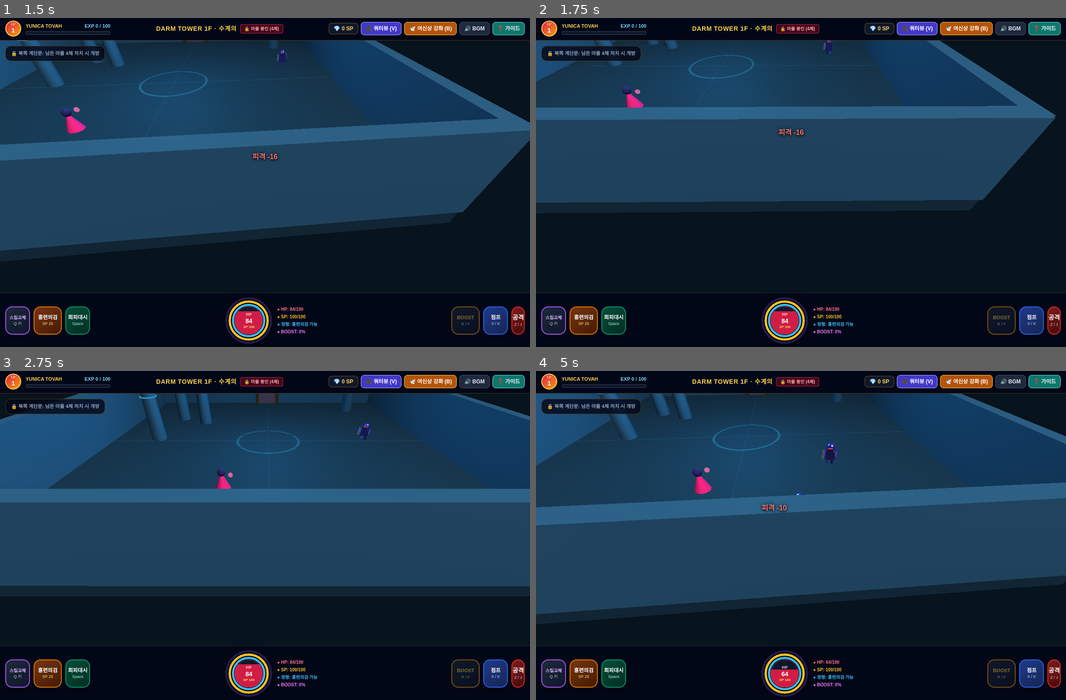
Above: before the commit, frames 1-4 (two rows, left to right).
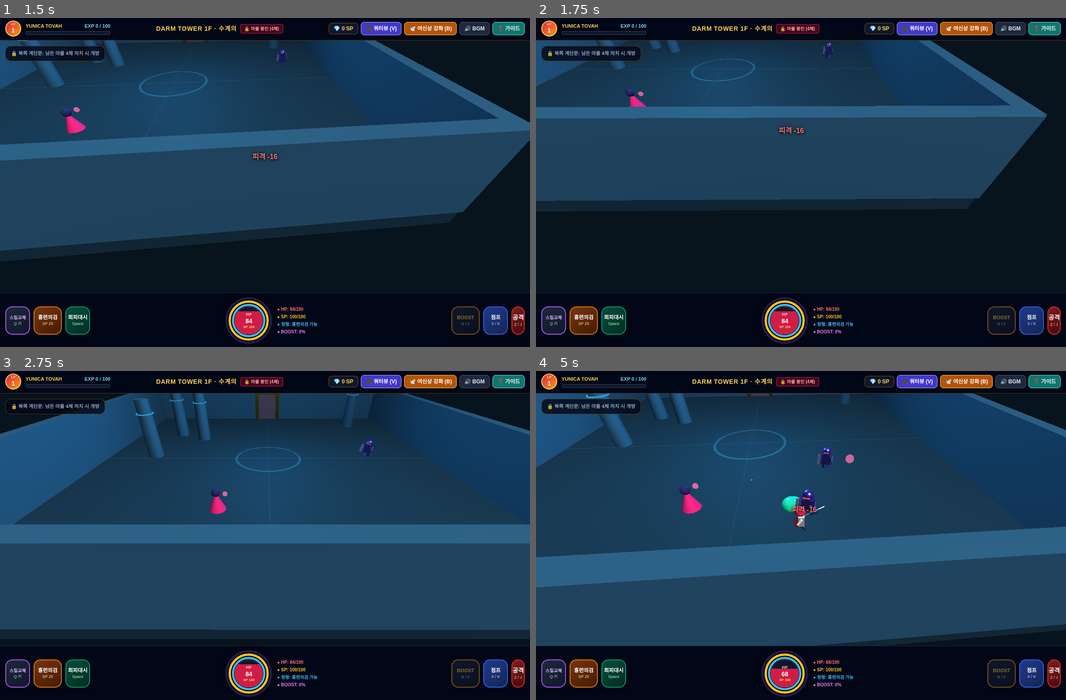
Above: after the commit, the same moments.

Repository: 01066834167a-source/game
Game: browser game, page ys_origin_3d.html
Same seed, same stepped clock (60 frames per second), same inputs: the game is played once before the commit and once after it.
Inputs:
- Up to frame 1 (1.5 s): click "다암의 탑 등반 시작 (START)" at 0.27 s; hold Right from 1.03 s (still down); tap Space at 1.1 s
- Up to frame 2 (1.75 s): release Right at 1.53 s; hold Down from 1.58 s (still down); tap Space at 1.6 s
- Up to frame 3 (2.75 s): release Down at 1.85 s; hold Left 1.9-2.47 s; tap Space at 2.1, 2.6 s; tap D at 2.52 s; hold Up from 2.52 s (still down)
- Up to frame 4 (5 s): release Up at 2.82 s; hold Right 2.87-3.53 s; tap Space every 0.5 s from 3.1 to 4.6 s; tap A at 3.52 s; hold Up 3.58-3.82 s; hold Left 3.87-4.3 s; hold Down 4.35-4.68 s; tap W at 4.52 s; hold Right from 4.73 s (still down)

Frame 1 is identical in both runs. In frame 2, 2.6% of the frame differs, in the area x 0-99%, y 6-57%; in frame 3, 28%; in frame 4, 30%, in the area x 0-100%, y 6-93%.

Commit message:
feat: improve combat combo system
Co-Authored-By: Claude Sonnet 5.5 <noreply@anthropic.com>
Claude-Session: https://claude.ai/code/session_01NKrKF4is4qhKeWVHTHXaqq

Diff:
--- a/ys_origin_3d.html
+++ b/ys_origin_3d.html
@@ -667,6 +667,25 @@
     }
 }
 
+let noiseBuffer = null;
+function playNoise(now, duration, volume) {
+    if (!audioCtx.createBuffer) return;
+    if (!noiseBuffer) {
+        noiseBuffer = audioCtx.createBuffer(1, Math.floor(audioCtx.sampleRate * 0.25), audioCtx.sampleRate);
+        const data = noiseBuffer.getChannelData(0);
+        for (let i = 0; i < data.length; i++) data[i] = Math.random() * 2 - 1;
+    }
+    const src = audioCtx.createBufferSource();
+    const g = audioCtx.createGain();
+    src.buffer = noiseBuffer;
+    g.gain.setValueAtTime(volume, now);
+    g.gain.exponentialRampToValueAtTime(0.01, now + duration);
+    src.connect(g);
+    g.connect(audioCtx.destination);
+    src.start(now);
+    src.stop(now + duration);
+}
+
 function playSound(type) {
     if (!soundEnabled) return;
     initAudio();
@@ -701,6 +720,23 @@
         gain.gain.exponentialRampToValueAtTime(0.01, now + 0.09);
         osc.start(now);
         osc.stop(now + 0.1);
+    } else if (type === 'heavyhit') {
+        osc.type = 'square';
+        osc.frequency.setValueAtTime(150, now);
+        osc.frequency.exponentialRampToValueAtTime(35, now + 0.2);
+        gain.gain.setValueAtTime(0.3, now);
+        gain.gain.exponentialRampToValueAtTime(0.01, now + 0.2);
+        playNoise(now, 0.12, 0.22);
+        osc.start(now);
+        osc.stop(now + 0.21);
+    } else if (type === 'dodge') {
+        osc.type = 'sine';
+        osc.frequency.setValueAtTime(700, now);
+        osc.frequency.exponentialRampToValueAtTime(1600, now + 0.16);
+        gain.gain.setValueAtTime(0.2, now);
+        gain.gain.exponentialRampToValueAtTime(0.01, now + 0.2);
+        osc.start(now);
+        osc.stop(now + 0.21);
     } else if (type === 'skill') {
         osc.type = 'sawtooth';
         osc.frequency.setValueAtTime(320, now);
@@ -1456,7 +1492,12 @@
     dashCooldown: 0,
     dashDirX: 0,
     dashDirZ: 0,
-    invulnTimer: 0
+    invulnTimer: 0,
+    attack: null,
+    attackBuffer: 0,
+    dashStrikeWindow: 0,
+    dodgeWindow: 0,
+    counterTimer: 0
 };
 
 let enemies = [];
@@ -1516,6 +1557,17 @@
     particles = [];
     items = [];
     floatingTexts = [];
+    hitRings.forEach(r => removeEffectMesh(r.mesh));
+    hitRings = [];
+
+    cancelAttack();
+    player.comboStep = 0;
+    player.attackCooldown = 0;
+    player.dashTimer = 0;
+    player.dashStrikeWindow = 0;
+    player.dodgeWindow = 0;
+    player.counterTimer = 0;
+    hitStopTimer = 0;
 
     bossHud.classList.add('hidden');
     bossHud.classList.remove('flex');
@@ -1796,22 +1848,52 @@
     return bestAng;
 }
 
+// 콤보 단계별 타이밍: windup(선딜) 후 타격 판정 → cancel 시점부터 다음 타 연계 → total 종료
+const COMBO = [
+    { windup: 0.07, cancel: 0.12, total: 0.24, mult: 1.0,  reach: 0,   arc: 0.55, knock: 6,  lunge: 0.55, stagger: 0.22, stop: 0.035, shake: 0.14, burst: 9 },
+    { windup: 0.07, cancel: 0.13, total: 0.26, mult: 1.35, reach: 0.2, arc: 0.60, knock: 7,  lunge: 0.60, stagger: 0.26, stop: 0.045, shake: 0.18, burst: 9 },
+    { windup: 0.13, cancel: 0.24, total: 0.40, mult: 2.15, reach: 1.2, arc: 1.00, knock: 14, lunge: 1.15, stagger: 0.48, stop: 0.085, shake: 0.38, burst: 15 }
+];
+const DASH_STRIKE = { windup: 0.04, cancel: 0.14, total: 0.28, mult: 1.6, reach: 0.9, arc: 0.50, knock: 11, lunge: 1.6, stagger: 0.38, stop: 0.06, shake: 0.28, burst: 11 };
+
+function comboConfig(step) {
+    return COMBO[step - 1];
+}
+
+function attackSpeedMult() {
+    const boost = player.boostTimer > 0 ? 0.68 : 1.0;
+    return boost * (currentHero.attackStyle === 'claw' ? 0.78 : 1.0);
+}
+
 function triggerAttack() {
-    if (player.attackCooldown > 0) return;
+    // 모션 중 입력은 버리지 않고 예약 → 캔슬 시점에 다음 타로 이어짐
+    if (player.attack) {
+        player.attackBuffer = 0.32;
+        return;
+    }
+    if (player.attackCooldown > 0) {
+        player.attackBuffer = 0.32;
+        return;
+    }
+    startAttack();
+}
+
+function startAttack() {
+    player.attackBuffer = 0;
 
     // 가까운 적이 사거리 내에 있으면 살짝 자동 조준 보정
     const autoAng = findNearestEnemyAngle();
     if (autoAng !== null) player.angle = autoAng;
 
-    const speedMult = player.boostTimer > 0 ? 0.62 : 1.0;
+    const speedMult = attackSpeedMult();
 
     // 휴고 팩트: 원거리 팩트 아이 마탄 연사!
     if (currentHero.attackStyle === 'ranged') {
-        player.attackCooldown = 0.14 * speedMult;
+        player.attackCooldown = 0.16 * speedMult;
         player.slashVisualTimer = 0.12;
         playSound('magic');
 
-        const shotDmg = Math.round(player.atk * (player.boostTimer > 0 ? 1.25 : 1.0));
+        const shotDmg = Math.round(player.atk * (player.boostTimer > 0 ? 1.25 : 1.0) * consumeCounter());
         const perpX = Math.cos(player.angle) * 0.75;
         const perpZ = -Math.sin(player.angle) * 0.75;
         const vx = Math.sin(player.angle) * 34;
@@ -1822,59 +1904,129 @@
         return;
     }
 
-    // 유니카 토바 & 토르 팩트: 근접 3단 콤보 (토르는 공격 속도가 훨씬 빠름)
-    player.comboStep = (player.comboStep % 3) + 1;
-    player.comboResetTimer = 0.65;
-    player.slashVisualTimer = 0.16;
-
-    const styleSpeed = currentHero.attackStyle === 'claw' ? 0.75 : 1.0;
-    player.attackCooldown = (player.comboStep === 3 ? 0.24 : 0.14) * speedMult * styleSpeed;
-
-    const stepDist = player.comboStep === 3 ? 0.85 : 0.45;
-    player.x = Math.max(-ARENA_HALF_W + 1.2, Math.min(ARENA_HALF_W - 1.2, player.x + Math.sin(player.angle) * stepDist));
-    player.z = Math.max(-ARENA_HALF_D + 1.2, Math.min(ARENA_HALF_D - 1.2, player.z + Math.cos(player.angle) * stepDist));
-
+    // 유니카 토바 & 토르 팩트: 근접 3단 콤보 (대시 직후에는 돌진 베기)
+    const dashStrike = player.dashStrikeWindow > 0;
+    if (dashStrike) {
+        player.dashStrikeWindow = 0;
+        player.dashTimer = 0;
+        player.comboStep = 1;
+    } else {
+        player.comboStep = (player.comboStep % 3) + 1;
+    }
+    const cfg = dashStrike ? DASH_STRIKE : comboConfig(player.comboStep);
+    player.attack = {
+        cfg, step: player.comboStep, dashStrike, t: 0, hitDone: false,
+        windup: cfg.windup * speedMult, cancel: cfg.cancel * speedMult, total: cfg.total * speedMult
+    };
+    player.comboResetTimer = player.attack.total + 0.45;
     playSound(`slash${player.comboStep}`);
+}
+
+function updateAttack(dt) {
+    if (player.attackBuffer > 0) player.attackBuffer -= dt;
+    const a = player.attack;
+    if (!a) {
+        if (player.attackBuffer > 0 && player.attackCooldown <= 0) startAttack();
+        return;
+    }
+    const before = a.t;
+    a.t += dt;
+
+    // 선딜 동안 전진하며 파고들되, 적 몸을 뚫고 지나가지는 않음
+    if (before < a.windup) {
+        const frac = (Math.min(a.t, a.windup) - before) / a.windup;
+        const blocked = enemies.some(e => {
+            const dx = e.x - player.x, dz = e.z - player.z;
+            return Math.hypot(dx, dz) < e.radius + player.radius + 0.25 &&
+                Math.abs(normalizeAngle(Math.atan2(dx, dz) - player.angle)) < 1.0;
+        });
+        if (!blocked) movePlayer(Math.sin(player.angle) * a.cfg.lunge * frac, Math.cos(player.angle) * a.cfg.lunge * frac);
+    }
+
+    if (!a.hitDone && a.t >= a.windup) {
+        a.hitDone = true;
+        resolveMeleeHit(a);
+    }
+
+    if (player.attack !== a) return;
+    if (a.hitDone && a.t >= a.cancel && player.attackBuffer > 0) {
+        player.attack = null;
+        if (a.step === 3) {
+            player.comboStep = 0;
+            player.attackCooldown = (a.total - a.cancel) * 0.5;
+        } else {
+            startAttack();
+        }
+        return;
+    }
+    if (a.t >= a.total) {
+        player.attack = null;
+        if (a.step === 3) player.comboStep = 0;
+    }
+}
+
+function cancelAttack() {
+    player.attack = null;
+    player.attackBuffer = 0;
+    if (slashArcMesh) slashArcMesh.visible = false;
+    player.slashVisualTimer = 0;
+}
+
+function movePlayer(mx, mz) {
+    player.x = Math.max(-ARENA_HALF_W + 1.1, Math.min(ARENA_HALF_W - 1.1, player.x + mx));
+    player.z = Math.max(-ARENA_HALF_D + 1.1, Math.min(ARENA_HALF_D - 1.1, player.z + mz));
+}
+
+function consumeCounter() {
+    if (player.counterTimer > 0) {
+        player.counterTimer = 0;
+        addFloatingText(player.x, 2.5, player.z, 'COUNTER!', '#67e8f9');
+        return 1.5;
+    }
+    return 1.0;
+}
+
+function resolveMeleeHit(a) {
+    const cfg = a.cfg;
+    const finisher = a.step === 3;
+    player.slashVisualTimer = 0.14;
 
     if (slashArcMesh) {
         slashArcMesh.visible = true;
         const defaultSlash = currentHero.id === 'toal' ? 0xc084fc : equippedWeapon.slashColor;
-        slashArcMesh.material.color.setHex(player.comboStep === 3 ? 0xf59e0b : defaultSlash);
-        const sc = player.comboStep === 3 ? 1.45 : 1.05;
-        slashArcMesh.scale.set(sc, sc, 1);
-    }
-
-    const reach = (player.comboStep === 3 ? equippedWeapon.reach + 1.2 : equippedWeapon.reach) * (currentHero.id === 'toal' ? 0.92 : 1.0);
+        slashArcMesh.material.color.setHex(finisher ? 0xf59e0b : defaultSlash);
+        const sc = finisher ? 1.45 : 1.05;
+        slashArcMesh.scale.set(a.step === 2 ? -sc : sc, sc, 1);
+    }
+
+    const reach = (equippedWeapon.reach + cfg.reach) * (currentHero.id === 'toal' ? 0.92 : 1.0);
     const baseAtk = player.atk * (player.boostTimer > 0 ? 1.25 : 1.0);
-    const damage = player.comboStep === 3 ? Math.round(baseAtk * 2.15) : (player.comboStep === 2 ? Math.round(baseAtk * 1.35) : Math.round(baseAtk));
-    let hitAny = false;
-
-    for (const enemy of enemies) {
+    const targets = enemies.filter(enemy => {
+        if (enemy.hp <= 0) return false;
         const dx = enemy.x - player.x;
         const dz = enemy.z - player.z;
         const dist = Math.hypot(dx, dz);
-
-        if (dist <= reach + enemy.radius) {
-            const angleToEnemy = Math.atan2(dx, dz);
-            const angleDiff = Math.abs(normalizeAngle(angleToEnemy - player.angle));
-            if (player.comboStep === 3 || angleDiff <= Math.PI * 0.55) {
-                damageEnemy(enemy, damage, player.angle, player.comboStep === 3 ? 11 : 5.5);
-                hitAny = true;
-            }
-        }
-    }
-
-    if (hitAny) {
-        player.mp = Math.min(player.maxMp, player.mp + 7);
-        if (player.boostTimer <= 0) {
-            player.burst = Math.min(100, player.burst + (player.comboStep === 3 ? 15 : 9));
-        }
-        hitStopTimer = player.comboStep === 3 ? 0.038 : 0.016;
-    }
+        if (dist > reach + enemy.radius) return false;
+        // 몸이 겹칠 만큼 가까우면 방향과 무관하게 적중
+        if (dist < enemy.radius + player.radius) return true;
+        return Math.abs(normalizeAngle(Math.atan2(dx, dz) - player.angle)) <= Math.PI * cfg.arc;
+    });
+    if (!targets.length) return;
+
+    const damage = Math.round(baseAtk * cfg.mult * consumeCounter());
+    for (const enemy of targets) {
+        const dir = finisher ? Math.atan2(enemy.x - player.x, enemy.z - player.z) : player.angle;
+        damageEnemy(enemy, damage, dir, cfg.knock, { stagger: cfg.stagger, shake: cfg.shake, heavy: finisher || a.dashStrike });
+    }
+
+    player.mp = Math.min(player.maxMp, player.mp + 7);
+    if (player.boostTimer <= 0) player.burst = Math.min(100, player.burst + cfg.burst);
+    hitStopTimer = Math.max(hitStopTimer, cfg.stop);
 }
 
 function triggerJump() {
     if (player.y === 0) {
+        if (player.attack && player.attack.hitDone) cancelAttack();
         player.vy = 16.5;
         playSound('jump');
     }
@@ -1882,12 +2034,35 @@
 
 function triggerDash() {
     if (player.dashCooldown > 0 || player.dashTimer > 0) return;
+    cancelAttack(); // 대시는 어떤 공격 모션도 즉시 캔슬
+    player.attackCooldown = 0;
+
+    // 이동키를 누르고 있으면 그 방향으로 회피
+    const input = readMoveInput();
+    if (input) player.angle = Math.atan2(input.x, input.z);
+
     player.dashTimer = 0.18;
-    player.dashCooldown = 0.52;
-    player.invulnTimer = 0.28;
+    player.dashCooldown = 0.46;
+    player.dashStrikeWindow = 0.34;
+    player.dodgeWindow = 0.26;
+    player.invulnTimer = Math.max(player.invulnTimer, 0.28);
     player.dashDirX = Math.sin(player.angle);
     player.dashDirZ = Math.cos(player.angle);
+    spawnParticles3D(player.x, 0.5, player.z, 0xe2e8f0, 6, 4);
     playSound('dash');
+}
+
+function readMoveInput() {
+    let forward = 0, strafe = 0;
+    if (keys['ArrowUp'] || keys['KeyW']) forward += 1;
+    if (keys['ArrowDown'] || keys['KeyS']) forward -= 1;
+    if (keys['ArrowLeft'] || keys['KeyA']) strafe += 1;
+    if (keys['ArrowRight'] || keys['KeyD']) strafe -= 1;
+    if (forward === 0 && strafe === 0) return null;
+    const x = Math.sin(cameraYaw) * forward + Math.sin(cameraYaw + Math.PI / 2) * strafe;
+    const z = Math.cos(cameraYaw) * forward + Math.cos(cameraYaw + Math.PI / 2) * strafe;
+    const len = Math.hypot(x, z) || 1;
+    return { x: x / len, z: z / len };
 }
 
 function triggerSkill() {
@@ -1896,6 +2071,7 @@
         addFloatingText(player.x, 2.1, player.z, 'SP 부족!', '#94a3b8');
         return;
     }
+    cancelAttack();
     player.mp -= sk.cost;
     if (player.boostTimer <= 0) {
         player.burst = Math.min(100, player.burst + 14);
@@ -2125,22 +2301,35 @@
 // ==========================================
 // 8. 대미지, 경험치/레벨업, 마정석 드롭
 // ==========================================
-function damageEnemy(enemy, amount, hitAngle, knockForce) {
+const KNOCK_RESIST = { slime: 1.15, knight: 0.7, mage: 1.0 };
+
+function damageEnemy(enemy, amount, hitAngle, knockForce, opts = {}) {
+    if (enemy.hp <= 0) return; // 이미 쓰러진 적은 다시 처리하지 않음 (보상 중복 방지)
     enemy.hp -= amount;
     enemy.flashTimer = 0.1;
-    if (enemy.type !== 'boss' && enemy.type !== 'midboss') {
-        enemy.knockX = Math.sin(hitAngle) * knockForce;
-        enemy.knockZ = Math.cos(hitAngle) * knockForce;
+    const isBossType = enemy.type === 'boss' || enemy.type === 'midboss';
+    enemy.hitReactTimer = 0.18;
+    if (!isBossType) {
+        const k = knockForce * (KNOCK_RESIST[enemy.type] || 1) * 1.5;
+        enemy.knockX = Math.sin(hitAngle) * k;
+        enemy.knockZ = Math.cos(hitAngle) * k;
+        // 기사는 약한 공격에는 자세가 무너지지 않음
+        const stagger = opts.stagger || 0.2;
+        if (enemy.type !== 'knight' || opts.heavy || stagger >= 0.3) {
+            enemy.staggerTimer = Math.max(enemy.staggerTimer || 0, stagger);
+            onEnemyStaggered(enemy);
+        }
     }
 
     combo++;
     comboTimer = 2.5;
     score += amount * (1 + Math.floor(combo / 5));
 
-    playSound('hit');
-    screenShake = (enemy.type === 'boss' || enemy.type === 'midboss') ? 0.25 : 0.14;
-    spawnParticles3D(enemy.x, 1.0, enemy.z, 0xfbbf24, 7, 7);
-    addFloatingText(enemy.x, 2.2, enemy.z, `-${amount}`, '#fde047');
+    playSound(opts.heavy ? 'heavyhit' : 'hit');
+    screenShake = Math.max(screenShake, opts.shake || (isBossType ? 0.22 : 0.12));
+    spawnParticles3D(enemy.x, 1.0, enemy.z, 0xfbbf24, opts.heavy ? 14 : 7, opts.heavy ? 11 : 7);
+    spawnHitRing(enemy.x, enemy.z, opts.heavy ? 0xf59e0b : 0xffffff, opts.heavy ? 1.5 : 0.9);
+    addFloatingText(enemy.x, 2.2, enemy.z, `-${amount}`, opts.heavy ? '#fb923c' : '#fde047');
 
     // 휴고 팩트 원거리 마탄 적중 시에도 부스트 게이지 충전
     if (currentHero.attackStyle === 'ranged' && player.boostTimer <= 0) {
@@ -2181,13 +2370,63 @@
     }
 }
 
+function onEnemyStaggered(enemy) {}
+
+// 타격 지점에 퍼지는 링 이펙트
+let hitRings = [];
+function spawnHitRing(x, z, colorHex, size) {
+    if (hitRings.length > 24) return;
+    const mesh = new THREE.Mesh(
+        new THREE.RingGeometry(0.55, 0.75, 18),
+        new THREE.MeshBasicMaterial({ color: colorHex, side: THREE.DoubleSide, transparent: true, opacity: 0.9 })
+    );
+    mesh.rotation.x = -Math.PI / 2;
+    mesh.position.set(x, 1.1, z);
+    scene.add(mesh);
+    hitRings.push({ mesh, life: 0.2, size });
+}
+
+function updateHitRings(dt) {
+    for (let i = hitRings.length - 1; i >= 0; i--) {
+        const r = hitRings[i];
+        r.life -= dt;
+        const s = r.size * (1 + (1 - Math.max(0, r.life) / 0.2) * 1.4);
+        r.mesh.scale.set(s, s, 1);
+        r.mesh.material.opacity = Math.max(0, r.life / 0.2);
+        if (r.life <= 0) {
+            removeEffectMesh(r.mesh);
+            hitRings.splice(i, 1);
+        }
+    }
+}
+
+function removeEffectMesh(mesh) {
+    scene.remove(mesh);
+    if (mesh.geometry && mesh.geometry.dispose) mesh.geometry.dispose();
+    if (mesh.material && mesh.material.dispose) mesh.material.dispose();
+}
+
 function damagePlayer(amount) {
-    if (player.invulnTimer > 0 || gameState !== 'PLAYING') return;
+    if (gameState !== 'PLAYING') return;
+    if (player.dodgeWindow > 0) {
+        // 공격이 닿는 순간의 대시 = 저스트 회피 (대시 1회당 1번)
+        player.dodgeWindow = 0;
+        player.counterTimer = 1.6;
+        player.mp = Math.min(player.maxMp, player.mp + 15);
+        if (player.boostTimer <= 0) player.burst = Math.min(100, player.burst + 10);
+        player.dashCooldown = Math.min(player.dashCooldown, 0.12);
+        playSound('dodge');
+        addFloatingText(player.x, 2.4, player.z, 'JUST DODGE! 다음 공격 x1.5', '#67e8f9');
+        return;
+    }
+    if (player.invulnTimer > 0) return;
     const mitigated = Math.max(1, amount - player.def);
     player.hp = Math.max(0, player.hp - mitigated);
     player.invulnTimer = 0.85;
     combo = 0;
     screenShake = 0.45;
+    cancelAttack();
+    player.comboStep = 0;
     playSound('hurt');
     addFloatingText(player.x, 1.9, player.z, `피격 -${mitigated}`, '#f87171');
 
@@ -2255,6 +2494,11 @@
     }
     if (player.whirlwindTimer > 0) player.whirlwindTimer -= dt;
     if (player.dashCooldown > 0) player.dashCooldown -= dt;
+    if (player.dashStrikeWindow > 0) player.dashStrikeWindow -= dt;
+    if (player.dodgeWindow > 0) player.dodgeWindow -= dt;
+    if (player.counterTimer > 0) player.counterTimer -= dt;
+    updateAttack(dt);
+    updateHitRings(dt);
     if (player.invulnTimer > 0) player.invulnTimer -= dt;
     if (player.boostTimer > 0) {
         player.boostTimer -= dt;
@@ -2285,29 +2529,14 @@
         player.z += player.dashDirZ * (player.speed * 2.6) * dt;
         isMoving = true;
     } else {
-        let forwardInput = 0;
-        let strafeInput = 0;
-        if (keys['ArrowUp'] || keys['KeyW']) forwardInput += 1;
-        if (keys['ArrowDown'] || keys['KeyS']) forwardInput -= 1;
-        if (keys['ArrowLeft'] || keys['KeyA']) strafeInput += 1;
-        if (keys['ArrowRight'] || keys['KeyD']) strafeInput -= 1;
-
-        if (forwardInput !== 0 || strafeInput !== 0) {
+        const input = readMoveInput();
+        if (input) {
             isMoving = true;
-            const fwdX = Math.sin(cameraYaw);
-            const fwdZ = Math.cos(cameraYaw);
-            const rightX = Math.sin(cameraYaw + Math.PI / 2);
-            const rightZ = Math.cos(cameraYaw + Math.PI / 2);
-
-            let moveX = fwdX * forwardInput + rightX * strafeInput;
-            let moveZ = fwdZ * forwardInput + rightZ * strafeInput;
-            const len = Math.hypot(moveX, moveZ) || 1;
-            moveX /= len;
-            moveZ /= len;
-
-            player.x += moveX * player.speed * moveMult * dt;
-            player.z += moveZ * player.speed * moveMult * dt;
-            player.angle = Math.atan2(moveX, moveZ);
+            // 공격 모션 중에는 발이 묶이고, 타격 이후에는 천천히 움직일 수 있음
+            const a = player.attack;
+            const slow = a ? (a.hitDone ? 0.35 : 0.0) : 1.0;
+            movePlayer(input.x * player.speed * moveMult * slow * dt, input.z * player.speed * moveMult * slow * dt);
+            if (!a) player.angle = Math.atan2(input.x, input.z);
         }
     }
 
@@ -2340,8 +2569,12 @@
         if (playerMesh.userData.cape) {
             playerMesh.userData.cape.rotation.x = 0.16 + (isMoving ? 0.25 + Math.sin(nowTime * 14) * 0.08 : 0.04);
         }
+        const atk = player.attack;
+        playerMesh.rotation.x = 0;
         if (playerMesh.userData.armR) {
-            if (player.slashVisualTimer > 0) {
+            if (atk) {
+                applyAttackPose(atk);
+            } else if (player.slashVisualTimer > 0) {
                 const swingProgress = 1 - (player.slashVisualTimer / 0.16);
                 playerMesh.userData.armR.rotation.x = -1.3 + swingProgress * 1.6;
                 playerMesh.userData.armR.rotation.y = (player.comboStep % 2 === 0 ? -1 : 1) * (0.9 - swingProgress * 1.8);
@@ -2422,8 +2655,30 @@
         if (Math.abs(e.knockX) > 0.05 || Math.abs(e.knockZ) > 0.05) {
             e.x += e.knockX * dt;
             e.z += e.knockZ * dt;
-            e.knockX *= 0.85;
-            e.knockZ *= 0.85;
+            const damp = Math.pow(0.82, dt * 60);
+            e.knockX *= damp;
+            e.knockZ *= damp;
+        }
+
+        if (e.hitReactTimer > 0) {
+            e.hitReactTimer -= dt;
+            const k = Math.max(0, e.hitReactTimer / 0.18);
+            e.mesh.rotation.x = -0.35 * k;
+            const big = e.type === 'boss' || e.type === 'midboss';
+            e.mesh.scale.set(1 + (big ? 0.04 : 0.16) * k, 1 - (big ? 0.03 : 0.12) * k, 1 + (big ? 0.04 : 0.16) * k);
+        } else {
+            e.mesh.rotation.x = 0;
+            e.mesh.scale.set(1, 1, 1);
+        }
+
+        // 경직 중에는 이동·공격 불가
+        if (e.staggerTimer > 0) {
+            e.staggerTimer -= dt;
+            e.x = Math.max(-ARENA_HALF_W + 1.2, Math.min(ARENA_HALF_W - 1.2, e.x));
+            e.z = Math.max(-ARENA_HALF_D + 1.2, Math.min(ARENA_HALF_D - 1.2, e.z));
+            e.mesh.position.x = e.x;
+            e.mesh.position.z = e.z;
+            continue;
         }
 
         const dx = player.x - e.x;
@@ -2635,6 +2890,28 @@
     updateHUD();
 }
 
+// 선딜(치켜들기) → 휘두르기 → 후딜(복귀)을 판정 타이밍에 맞춰 연결
+function applyAttackPose(a) {
+    const arm = playerMesh.userData.armR;
+    const side = a.step === 2 ? -1 : 1;
+    const ease = v => v * v * (3 - 2 * v);
+    if (a.t < a.windup) {
+        const k = ease(a.t / a.windup);
+        arm.rotation.x = -2.0 * k;
+        arm.rotation.y = side * 1.1 * k;
+        playerMesh.rotation.y = player.angle + side * 0.35 * k;
+    } else {
+        const swing = ease(Math.min(1, (a.t - a.windup) / Math.max(0.01, a.cancel - a.windup)));
+        const back = ease(Math.max(0, (a.t - a.cancel) / Math.max(0.01, a.total - a.cancel)));
+        arm.rotation.x = (-2.0 + 2.6 * swing) * (1 - back);
+        arm.rotation.y = side * (1.1 - 2.2 * swing) * (1 - back);
+        // 3타는 몸 전체 회전 베기
+        const spin = a.step === 3 ? Math.PI * 2 * swing : side * (0.35 - 0.7 * swing) * (1 - back);
+        playerMesh.rotation.y = player.angle + spin;
+    }
+    playerMesh.rotation.x = a.dashStrike ? 0.22 * (1 - a.t / a.total) : 0;
+}
+
 function updateHUD() {
     if (heroNameHud) heroNameHud.textContent = currentHero.name;
     if (lvText) lvText.textContent = player.level;
